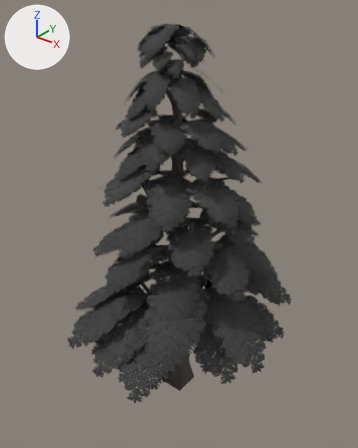
A saved change to the glTF model assets/model/tree_1.glb.
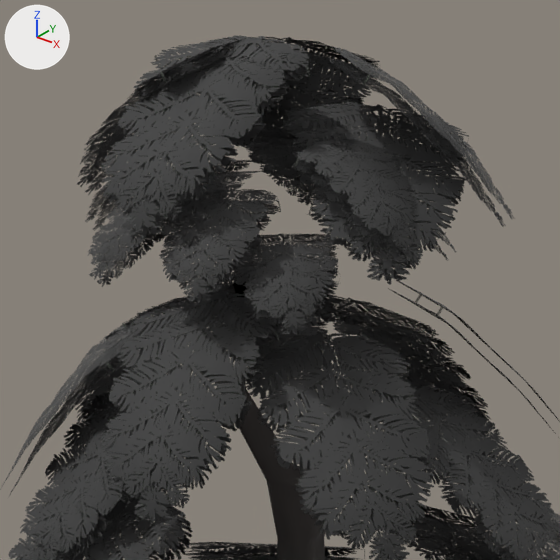
Old and new are each drawn whole from a camera (50 mm lens) standing at (4.9, -6.09, 7.31) and looking at (0.0, 0.04, 3.51) and again close up on the part from 34% to 62% of the width and 4% to 26% of the height. Lighting does not change. The marker at upper left points along +X, +Y and +Z. The last two pictures show the newer version. Vertices at exactly the same position are counted once.

The scene before the commit, as lines of its bpy script (objects in view):
```python
me_平面_002 = bpy.data.meshes.new('平面.002')
me_平面_002.from_pydata(...)  # 286 vertices, 574 faces; spans x -0.98..1.01, y -0.89..1.05, z 0.0..6.03
me_平面_002.materials.append(mat_pine_wood)  # dark grey #494341
me_立方体 = bpy.data.meshes.new('立方体')
me_立方体.from_pydata(...)  # 1376 vertices, 2408 faces; spans x -2.23..2.4, y -2.43..2.35, z -2.07..3.74
me_立方体.materials.append(mat_pine_leaves)  # picture img_pine_leaves
ob_pine_leaves = bpy.data.objects.new('pine_leaves', me_立方体)
ob_pine_leaves.location = (0.013, 0.091, 3.075)
ob_root_001 = bpy.data.objects.new('root.001', me_平面_002)
ob_root_001.location = (0.0, 0.0, 0.0)
```
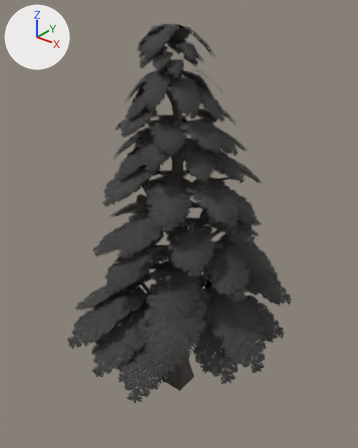
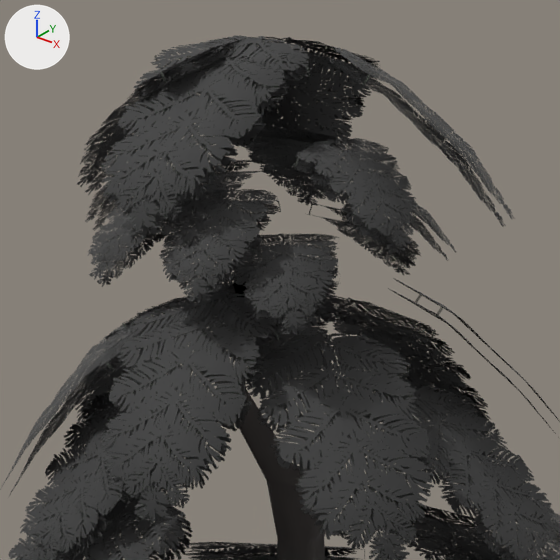
The newer file is also rescaled (x1.475) as a whole; pictures and numbers use the older file's frame.

What the commit changed:
me_立方体 is used by ob_pine_leaves; location (0.013, 0.091, 3.075).
me_立方体 had 1376 vertices, 2408 faces and spanned x -2.23..2.4, y -2.43..2.35, z -2.07..3.74.
me_立方体 now has 1360 vertices, 2380 faces and spans x -2.23..2.4, y -2.43..2.35, z -2.07..3.74.
me_立方体 part 1: the loose piece of 16 vertices spanning x -0.11..0.6, y -0.47..0.29, z 3.04..3.6 is deleted.

Pixel boxes (x1, y1, x2, y2) of what changed, in the close-ups (560 x 560 px):
part 1 of me_立方体, deleted
    before: (282, 102, 469, 285)
